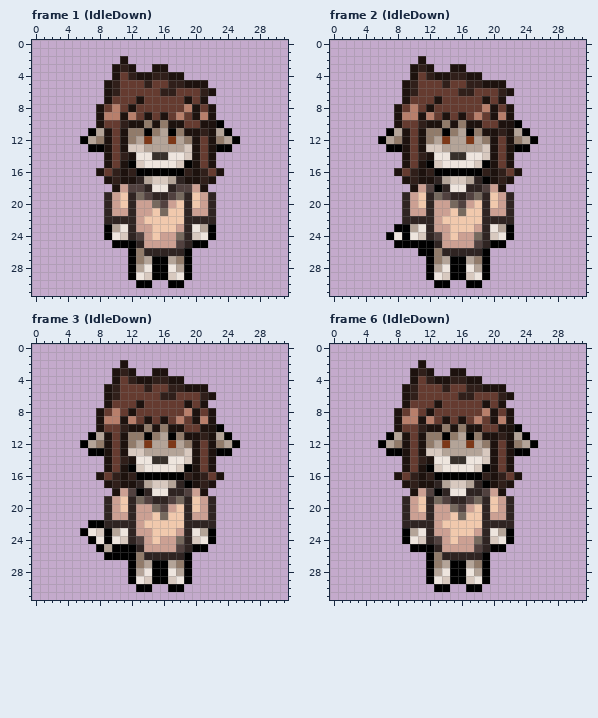
Two versions of one pixel-art file, art/OV/Mira/Miraov.aseprite. This is how it looked before the edit.
32x32 pixels, 83 frames. Colours within 5 levels of each other are drawn and written as one. Shown: frame 1 (IdleDown), frame 2 (IdleDown), frame 3 (IdleDown), frame 6 (IdleDown). The commit also changed other frames, which this record leaves out.
Now the later version:
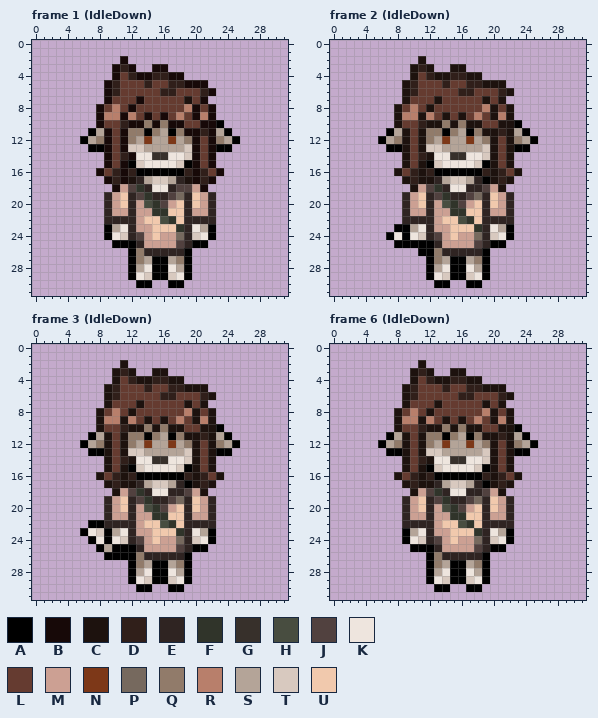
Palette (. is transparent): A #000000  B #170908  C #1d120e  D #301f1a  E #2f2422  F #30342a  G #37302b  H #484d40  J #51413f  K #eee5de  L #653b30  M #cca093  N #7d3818  P #76695e  Q #917b6a  R #b87f6b  S #b4a498  T #d8c9bf  U #f1c9ad
What changed:
layer "Tail" now shown
layer "Bag" now shown
Changed rows in their new state; - is an unchanged pixel.
Frame 1 (IdleDown), layers "Bag", "Tail":
first column x 8:
 2 ---B------------
 3 --B-B--BB-------
 4 --B--BB--BB-----
 5 -B---------BBB--
 6 -B------------B-
 7 -B---B-------B--
 8 B---B-------B-B-
 9 B--B--B-B---B-B-
10 B---BB-B-BB--BB-
11 -B-B-------BB-B-
12 -B-B--------B-B-
13 -B-B--------B-B-
14 -B--B-------B-B-
15 -B-B--------B-B-
16 B--B--------B--B
17 -B-B--------B-B-
18 --B--F-------B--
19 -----JF---------
20 ------HF--------
21 -------FF-------
22 --------HF------
23 ----------F-----
Frame 2 (IdleDown), layer "Bag":
first column x 13:
18 F-----
19 JF----
20 -HF---
21 --FF--
22 ---HF-
23 -----F
Frame 3 (IdleDown), layer "Bag": the same change as frame 2 (IdleDown)
Frame 6 (IdleDown), layer "Bag": the same change as frame 2 (IdleDown)
Boxes around the changes in both pictures, in picture pixels (x1, y1, x2, y2):
changed: (96, 56, 224, 232)
changed: (434, 184, 482, 232)
changed: (136, 488, 184, 536)
changed: (434, 488, 482, 536)
